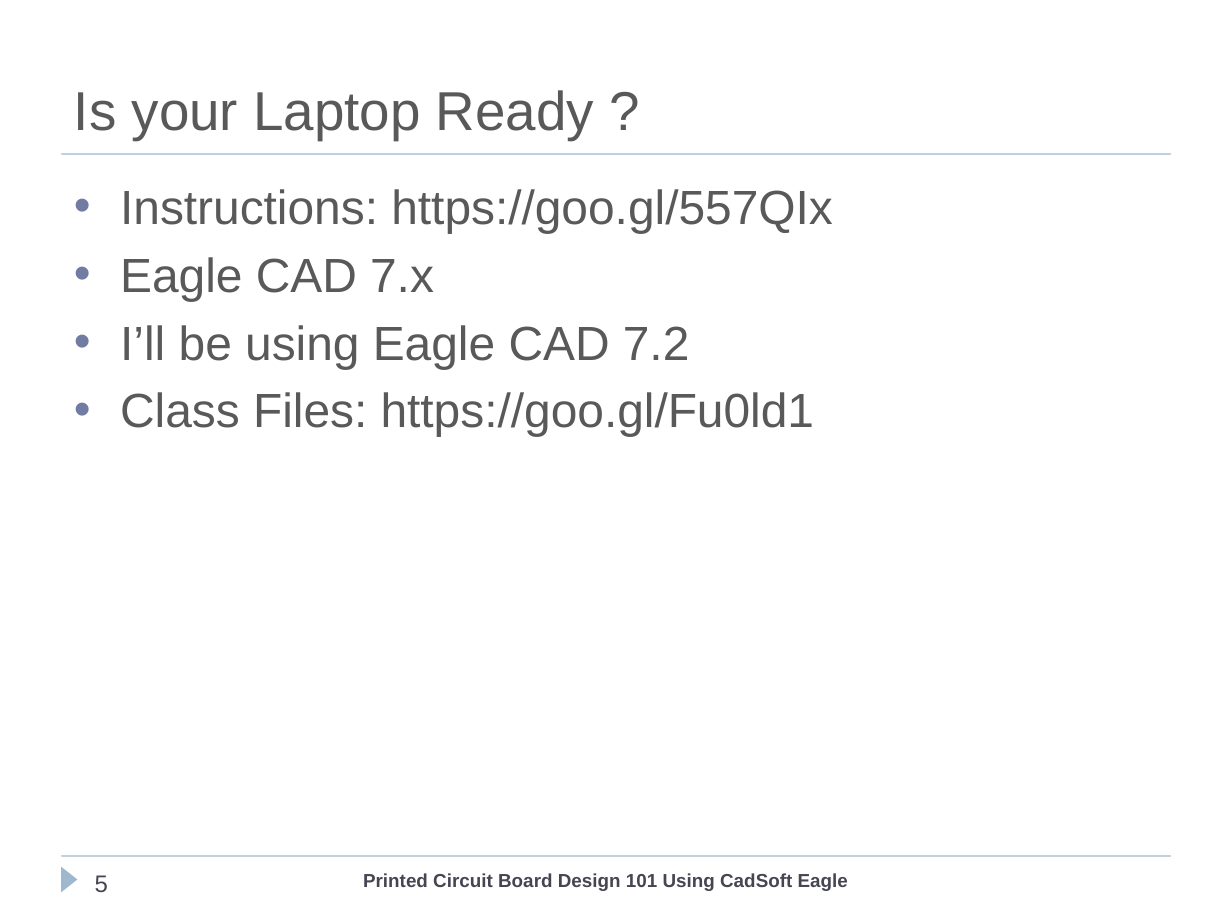
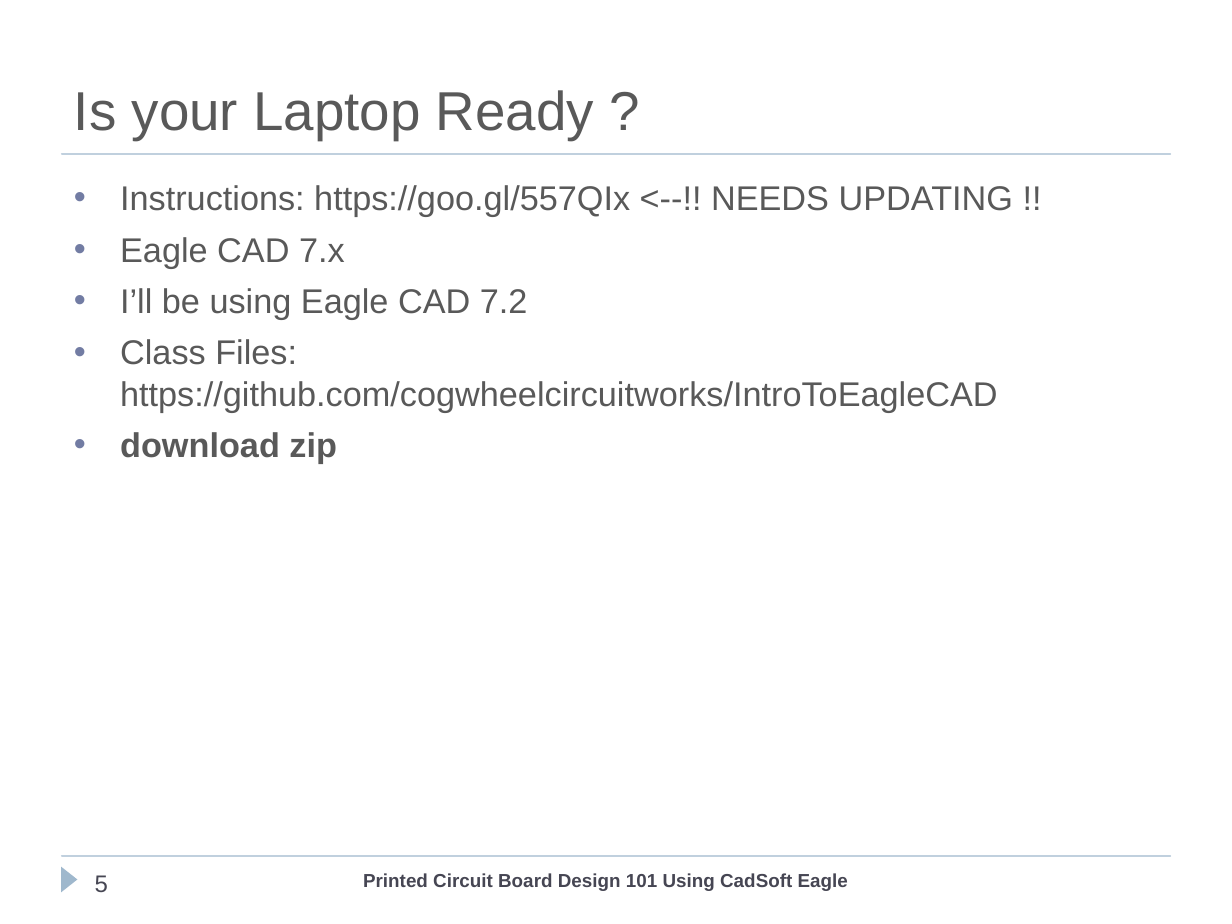
Before and after one commit to cogwheelcircuitworks/IntroToEagleCAD, a slide deck: slide 5 of ClassFiles/PCBDesignEagleCad101.ppt. Drawn at 1232x924 pixels with LibreOffice and Linux fonts; fonts in the diff are those of the drawing; background and template pictures are left out. Boxes give left, top, right and bottom in pixels: in the first picture for what was removed or moved away, otherwise in the second. Text is boxed around its words. In the diff, an @@ line names an element or a change of style, - is before the commit and + after.

```diff
--- a/ClassFiles/PCBDesignEagleCad101.ppt
+++ b/ClassFiles/PCBDesignEagleCad101.ppt
@@ text at bbox=[120, 185, 1013, 217]: text changed; size 28 to 20 pt @@
-• Instructions: https://goo.gl/557QIx
+• Instructions: https://goo.gl/557QIx <--!! NEEDS UPDATING !!
@@ text at bbox=[120, 237, 528, 320]: size 28 to 20 pt in "Eagle CAD 7.x", "I’ll be using Eagle CAD 7.2" @@
@@ text at bbox=[120, 339, 998, 463]: text changed; size 28 to 20 pt @@
-• Class Files: https://goo.gl/Fu0ld1
+• Class Files: https://github.com/cogwheelcircuitworks/IntroToEagleCAD
+• download zip
```
Also in this commit, not shown: 1 other slide changed, 1 slide added, 1 other file.
